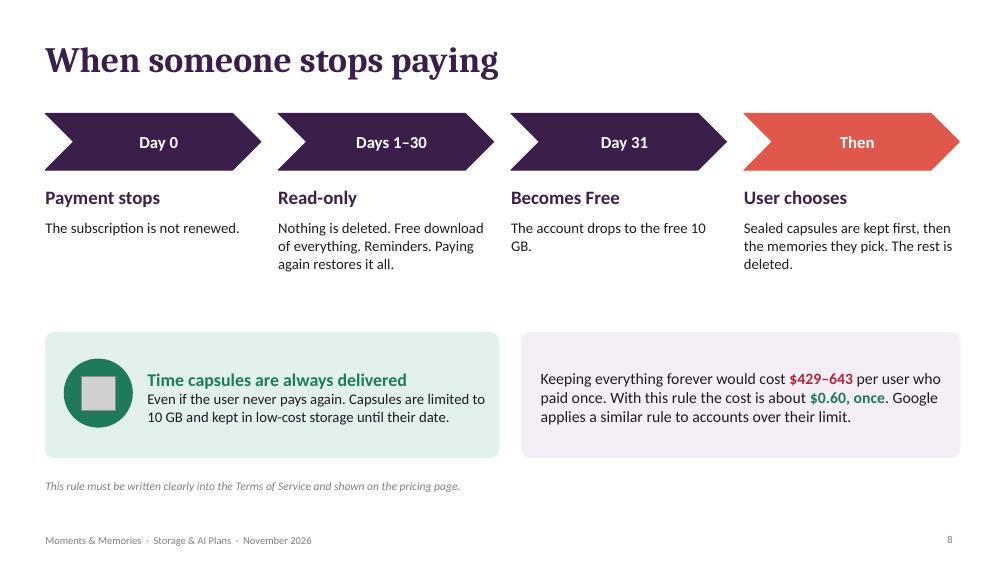
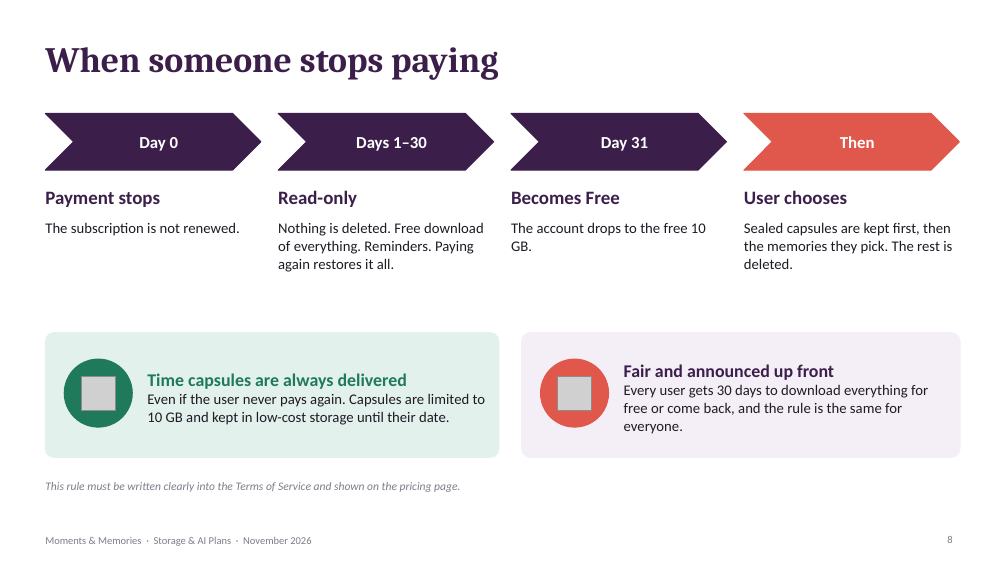
Before and after one commit to NFCSolutionsIndia/MandM, a slide deck: slide 8 of Docs/client/MandM-Storage-and-AI-Plans.pptx. Drawn at 1008x567 pixels with LibreOffice and Linux fonts; fonts in the diff are those of the drawing; grey boxes stand for pictures; background and template pictures are left out. Boxes give left, top, right and bottom in pixels: in the first picture for what was removed or moved away, otherwise in the second. Text is boxed around its words. In the diff, an @@ line names an element or a change of style, - is before the commit and + after.

```diff
--- a/Docs/client/MandM-Storage-and-AI-Plans.pptx
+++ b/Docs/client/MandM-Storage-and-AI-Plans.pptx
@@ ellipse added at (541, 359, 609, 427), fill #E0574C, outline #E0574C 1 pt @@
@@ text removed at (541, 373, 941, 425) @@
-Keeping everything forever would cost $429–643 per user who paid once. With this rule the cost is about $0.60, once. Google applies a similar rule to accounts over their limit.
@@ picture added at (558, 376, 592, 410) @@
@@ text added at (624, 364, 928, 434), 14 pt, text #1F1A24 @@
+Fair and announced up front
+Every user gets 30 days to download everything for free or come back, and the rule is the same for everyone.
```
Also in this commit, not shown: 18 other files.
